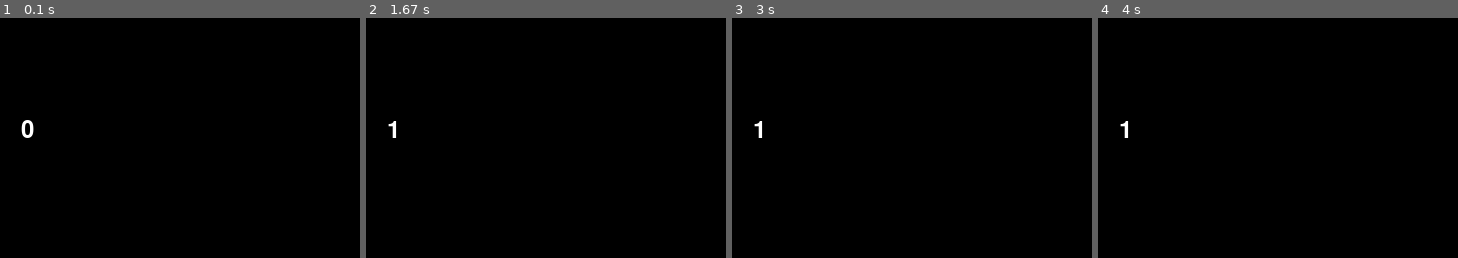
Above: before the commit, frames 1-4 (left to right).
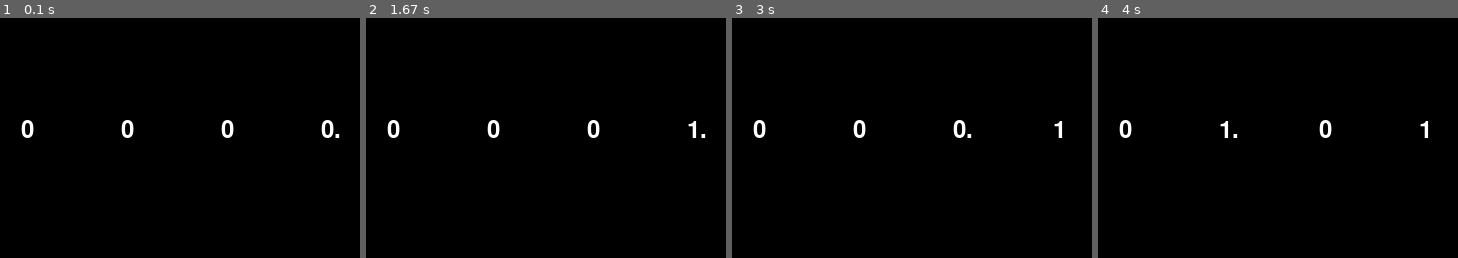
Above: after the commit, the same moments.

Repository: axlan/mtg-life-tracker
Game: pygame game, started from simulation/counter_sim.py
The game is run twice, just before and just after one commit, with the same random seed, the same clock (stepped at 60 frames per second) and the same inputs.
Inputs:
- Up to frame 1 (0.1 s): no input
- Up to frame 2 (1.67 s): tap Enter at 0.33 s; hold D 0.67-1.13 s; hold W 1.17-1.63 s
- Up to frame 3 (3 s): hold A 2.17-2.7 s; hold S from 2.73 s (still down)
- Up to frame 4 (4 s): release S at 3.03 s; hold A 3.07-3.47 s; hold W 3.5-3.87 s; hold D from 3.9 s (still down)
The pictures show only the part of the screen within x 11-61%, y 0-50%; the shares and areas given below are measured in that part.

The runs differ from the first frame. In frame 1, 0.6% of the frame differs, in the area x 33-95%, y 42-50%; in frame 2, 0.7%, in the area x 5-95%, y 42-50%; in frame 3, 0.7%; in frame 4, 0.6%.

Commit message:
Basic simulated counter.

Diff:
--- a/simulation/counter_sim.py
+++ b/simulation/counter_sim.py
@@ -1,4 +1,5 @@
 import pygame
+from enum import Enum
 
 successes, failures = pygame.init()
 print("Initializing pygame: {0} successes and {1} failures.".format(successes, failures))
@@ -14,37 +15,80 @@
 font = pygame.font.Font(None, 36)
 
 class Display(pygame.sprite.Sprite):
+    class State(Enum):
+        ON=0,
+        OFF=1,
+        BLINK=2
+
     def __init__(self, x, y):
         super().__init__()
-        self.image = None
         self.rect = pygame.Rect(x, y, 0, 0)
-        self.value = None
-        self.update_value(0)
+        self.value = 0
+        self.state = self.State.ON
+        self.time = 0
+        self.dp = False
 
-    def update_value(self, val):
-        if val != self.value:
-            self.value = val
-            self.image = font.render(str(val), 1, (255, 255, 255))
-            self.rect.w = self.image.get_rect().w
-            self.rect.h = self.image.get_rect().h
+    def get_image(self, dt):
+        self.time += dt
+        val = str(self.value)
+        if self.dp:
+            val += '.'
+        if self.state == self.State.ON or (self.state == self.State.BLINK and int(self.time * 2) % 2 == 0):
+            image = font.render(val, 1, (255, 255, 255))
+            self.rect.w = image.get_rect().w
+            self.rect.h = image.get_rect().h
+            return image
+        return None
 
-display = Display(100, 100)
-running = True
-while running:
-    dt = clock.tick(FPS) / 1000  # Returns milliseconds between each call to 'tick'. The convert time to seconds.
-    screen.fill(BLACK)  # Fill the screen with background color.
+class Tracker:
 
-    for event in pygame.event.get():
-        if event.type == pygame.QUIT:
-            running = False
-        elif event.type == pygame.KEYUP:
-            if event.key == pygame.K_w:
-                display.update_value(display.value + 1)
-            elif event.key == pygame.K_s:
-                display.update_value(display.value - 1)
+    def __init__(self):
+        self.selected = 0
+        self.life_total = 0
+        self.displays = [ Display(500 - 100 * i, 100) for i in range(1,5) ]
+        self.select(0)
 
-    screen.blit(display.image, display.rect)
-    pygame.display.update()  # Or pygame.display.flip()
+    def select(self, idx):
+        self.displays[self.selected].dp = False
+        self.selected = idx
+        self.displays[idx].dp = True
 
-print("Exited the game loop. Game will quit...")
-quit()  # Not actually necessary since the script will exit anyway.
+    def update_value(self):
+        for i, display in enumerate(self.displays):
+            display.value = int(self.life_total / (10**i)) % 10
+
+    def run(self):
+
+        running = True
+        while running:
+            dt = clock.tick(FPS) / 1000  # Returns milliseconds between each call to 'tick'. The convert time to seconds.
+            screen.fill(BLACK)  # Fill the screen with background color.
+
+            for event in pygame.event.get():
+                if event.type == pygame.QUIT:
+                    running = False
+                elif event.type == pygame.KEYUP:
+                    if event.key == pygame.K_w:
+                        if self.life_total + 10 ** self.selected < 10000:
+                            self.life_total += 10 ** self.selected
+                    elif event.key == pygame.K_s:
+                        if self.life_total >= 10 ** self.selected:
+                            self.life_total -= 10 ** self.selected
+                    elif event.key == pygame.K_d:
+                        if self.selected > 0:
+                            self.select(self.selected - 1)
+                    elif event.key == pygame.K_a:
+                        if self.selected < 3:
+                            self.select(self.selected + 1)
+                    self.update_value()
+
+            for display in self.displays:
+                shown_image = display.get_image(dt)
+                if shown_image:
+                    screen.blit(shown_image, display.rect)
+            pygame.display.update()  # Or pygame.display.flip()
+
+        print("Exited the game loop. Game will quit...")
+
+tracker = Tracker()
+tracker.run()
